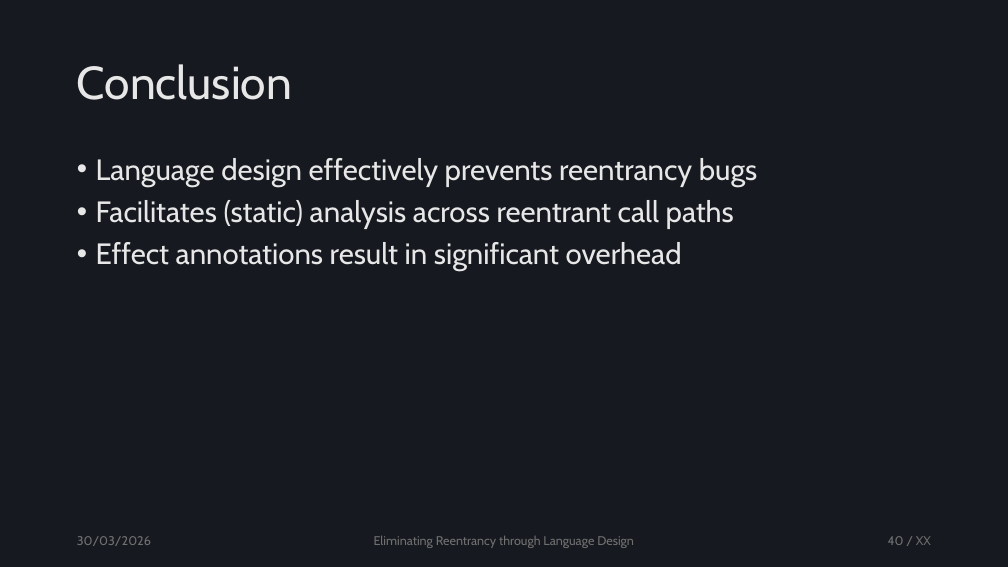
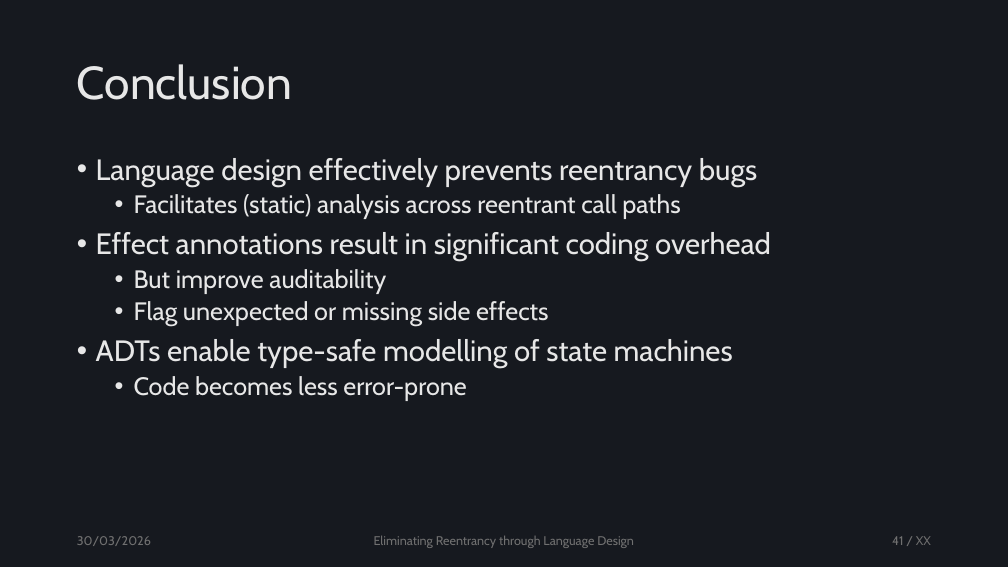
Before and after one commit to tzann/thesis, a slide deck: slide 41 of doc/presentation/Thesis.pptx (slide 40 before the commit). Drawn at 1008x567 pixels with LibreOffice and Linux fonts; fonts in the diff are those of the drawing. Boxes give left, top, right and bottom in pixels: in the first picture for what was removed or moved away, otherwise in the second. Text is boxed around its words. In the diff, an @@ line names an element or a change of style, - is before the commit and + after.

```diff
--- a/doc/presentation/Thesis.pptx
+++ b/doc/presentation/Thesis.pptx
@@ text at [134,194,680,219]: size 28 to 24 pt in "Facilitates (static) analysis across reentrant call paths"; list level 1 to 2 in "Facilitates (static) analysis across reentrant ..." @@
@@ text at [96,232,771,401]: text changed @@
-• Effect annotations result in significant overhead
+• Effect annotations result in significant coding overhead
+  • But improve auditability
+  • Flag unexpected or missing side effects
+• ADTs enable type-safe modelling of state machines
+  • Code becomes less error-prone
@@ page number at [892,536,931,545]: text changed @@
-40 / XX
+41 / XX
```
Also in this commit, not shown: 3 other slides changed, 2 slides added, 1 slide removed, 6 other files.
